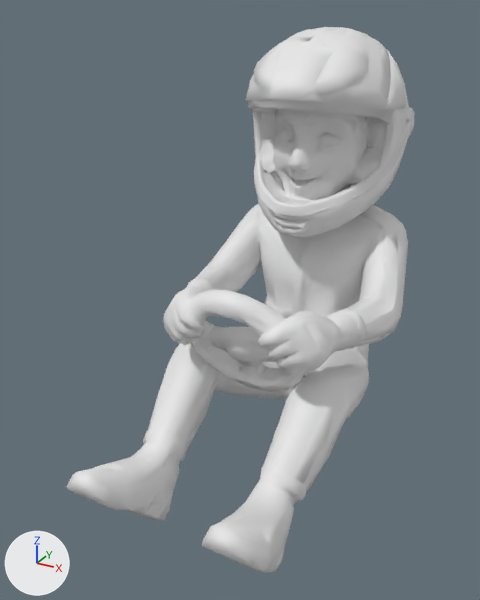
A saved change to the glTF model public/assets/drv_m_lo.glb.
Camera for both pictures: a 50 mm lens placed at (0.355, -0.744, 0.718), pointed at (-0.031, -0.041, 0.367). Every picture has the same lights, and +X, +Y and +Z are marked at lower left. The older version comes first. Vertices at exactly the same position are counted once.

Names of what the first picture shows: 'm_lo'.
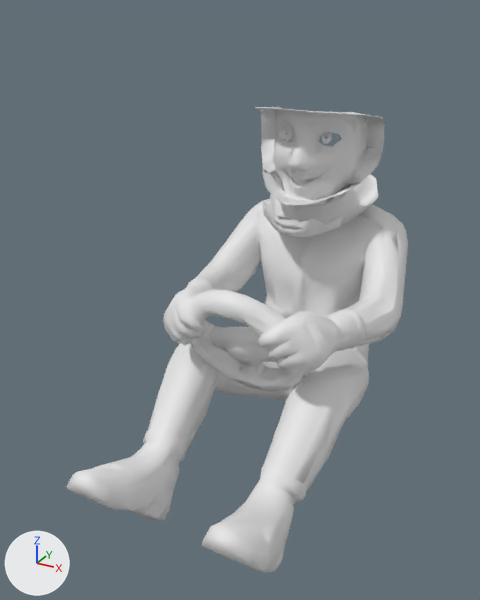
Location of each change, (x1, y1, x2, y2) in pixels of the pictures (480 x 600 px):
'm_lo', reshaped (14% shorter)
    before: (66, 27, 415, 572)
    after: (66, 106, 408, 572)
part 1 of me_meshes_0__003, deleted
    before: (246, 27, 415, 225)

The change, as a diff of the scene's bpy script:
```diff
--- a/public/assets/drv_m_lo.glb.py
+++ b/public/assets/drv_m_lo.glb.py
@@ me_meshes_0__003 @@
 # used by ob_m_lo; location = (0.0, 0.0, 0.0)
-me_meshes_0__003.from_pydata(...)  # 5744 vertices, 11998 faces; spans x -0.153..0.152, y -0.305..0.285, z 0.094..0.695
+me_meshes_0__003.from_pydata(...)  # 4279 vertices, 8623 faces; spans x -0.153..0.152, y -0.305..0.234, z 0.094..0.602
+# me_meshes_0__003 part 1: 1465 vertices removed from x -0.116..0.116, y 0.028..0.285, z 0.457..0.695
```
